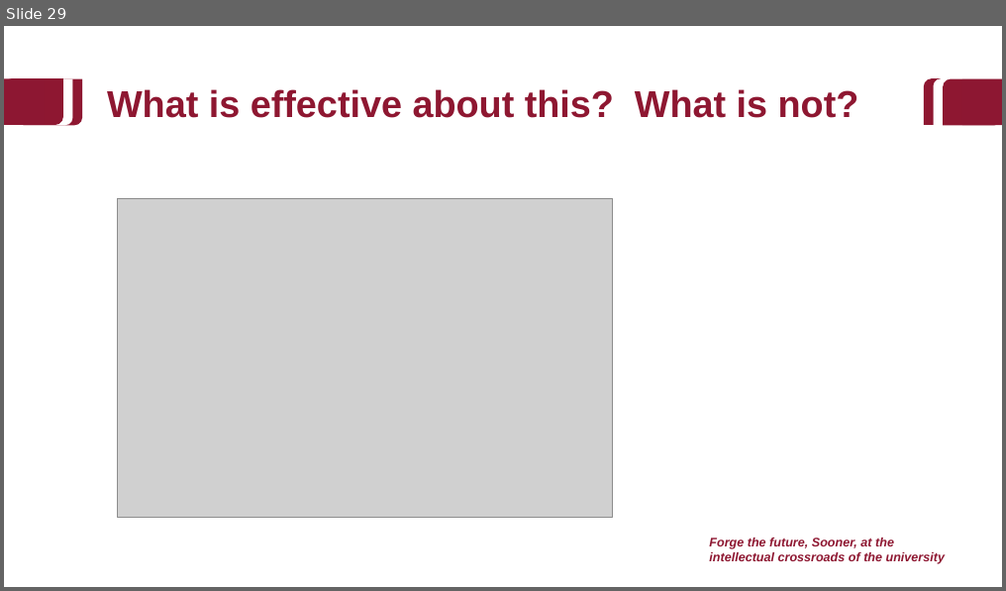
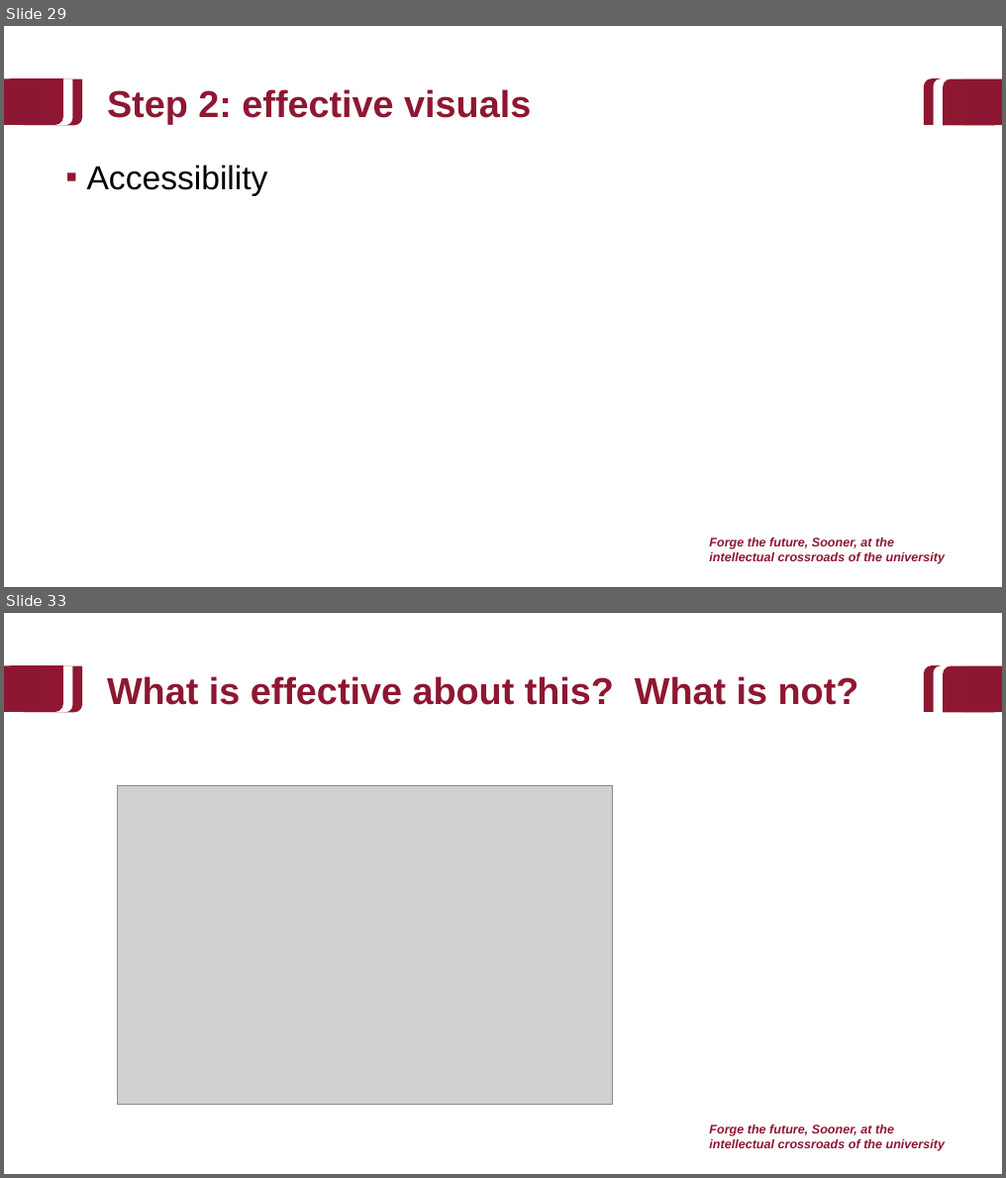
Before and after one commit to baeolophus/2025_data_viz_research, a slide deck: activities.pptx. Shown one above the other, each under a label of ours: slide 29 before the commit, slides 29 and 33 after it; the slides between them are not shown. The pictures are 1006x591 and 1006x1178 pixels, drawn with LibreOffice and Linux fonts; fonts in the diff are those of the drawing; grey boxes stand for pictures; background and template pictures are left out. Boxes give left, top, right and bottom in pixels: in the first picture for what was removed or moved away, otherwise in the second. Text is boxed around its words. In the diff, an @@ line names an element or a change of style, - is before the commit and + after.

```diff
--- a/activities.pptx
+++ b/activities.pptx
@@ slide 29 added at (x1=4, y1=26, x2=1002, y2=587), background #FFFFFF; not listed: 9 template elements that a slide beside it also shows @@
@@ title added at (x1=107, y1=89, x2=531, y2=124), 36 pt, text #8E1731, bold @@
+Step 2: effective visuals
@@ text added at (x1=87, y1=165, x2=268, y2=196), 32 pt, text #000000 @@
+▪ Accessibility
@@ what was slide 29 is now slide 33 @@
```
Also in this commit, not shown: 5 slides changed, 4 other slides added.
